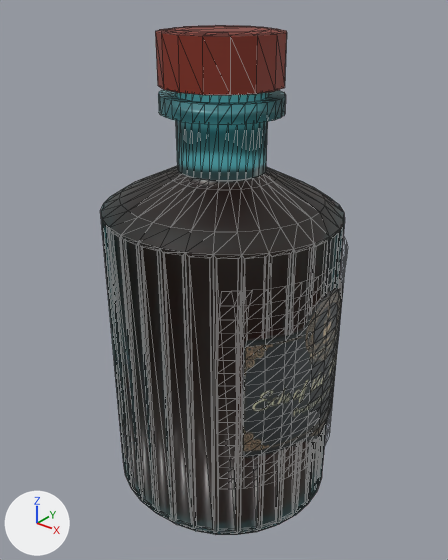
The glTF model Tienda/Models3D/EchoOfTheHichlands3D.glb: old version first, new version second.
Camera for both pictures: a 50 mm camera at (2.42, -3.0, 3.6) aimed at (0.0, 0.03, 1.72). Every picture has the same lights, and +X, +Y and +Z are marked at lower left. Mesh edges are drawn as thin lines. Where no turn or scale is listed for an object, it has been applied to the vertices. Vertices at the same position are counted once.

Before the edit, the objects in view are built like this:
```python
me_cylinder_004 = bpy.data.meshes.new('Cylinder.004')
me_cylinder_004.from_pydata(...)  # 896 vertices, 1708 faces; spans x -1.05..0.56, y -1.47..0.04, z -0.88..2.44
# faces by material slot: [334, 1374]
me_cylinder_004.materials.append(mat_material_001)  # red #842d1b
me_cylinder_004.materials.append(mat_glass)  # cyan #7bf4ff
me_scottish_peaks = bpy.data.meshes.new('Scottish_Peaks')
me_scottish_peaks.from_pydata(...)  # 289 vertices, 512 faces; spans x -0.337..0.023, y -0.648..0.645, z -0.72..0.72
me_scottish_peaks.materials.append(mat_scottish_peaks)  # picture img_echo_of_the_highlands
ob_cylinder_001 = bpy.data.objects.new('Cylinder.001', me_cylinder_004)
ob_cylinder_001.location = (0.246, 0.714, 0.905)
ob_scottish_peaks = bpy.data.objects.new('Scottish_Peaks', me_scottish_peaks)
ob_scottish_peaks.location = (0.818, 0.002, 1.335)
```
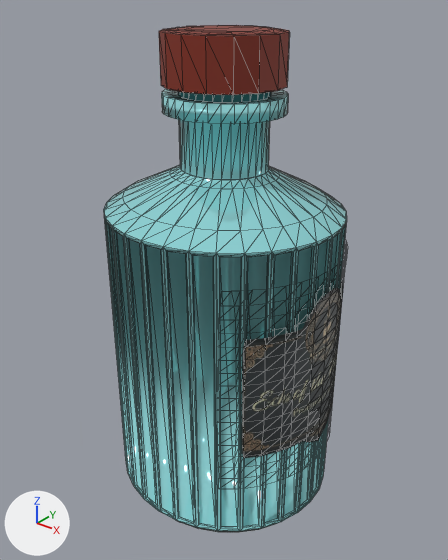
Changed parts and their boxes (x1, y1, x2, y2) in the pictures (448 x 560 px):
'Cylinder.001', surface changed, moved (grey to cyan): before (101, 25, 345, 535); after (104, 25, 347, 532)
part 1 of me_cylinder_004, recoloured (grey to cyan): before (101, 90, 345, 535); after (104, 89, 347, 532)

The edits, one by one:
Material 'Material.003' (mat_material_003) is new.
Its base color is (0.328, 0.779, 0.801) (cyan #9be4e7).
Its metallic is 0.333.
Its roughness is 0.0.
me_cylinder_004 has 896 vertices, 1708 faces and spans x -1.05..0.56, y -1.47..0.04, z -0.88..2.44.
me_cylinder_004 is used by ob_cylinder_001; location (0.246, 0.714, 0.905).
me_cylinder_004 part 1: 1310 faces spanning x -1.05..0.56, y -1.47..0.04, z -0.88..2.08 switch from mat_glass (cyan #7bf4ff) to mat_material_003 (cyan #9be4e7).
Object 'Cylinder.001' (ob_cylinder_001) moves from (0.246, 0.714, 0.905) to (0.246, 0.74, 0.905).
